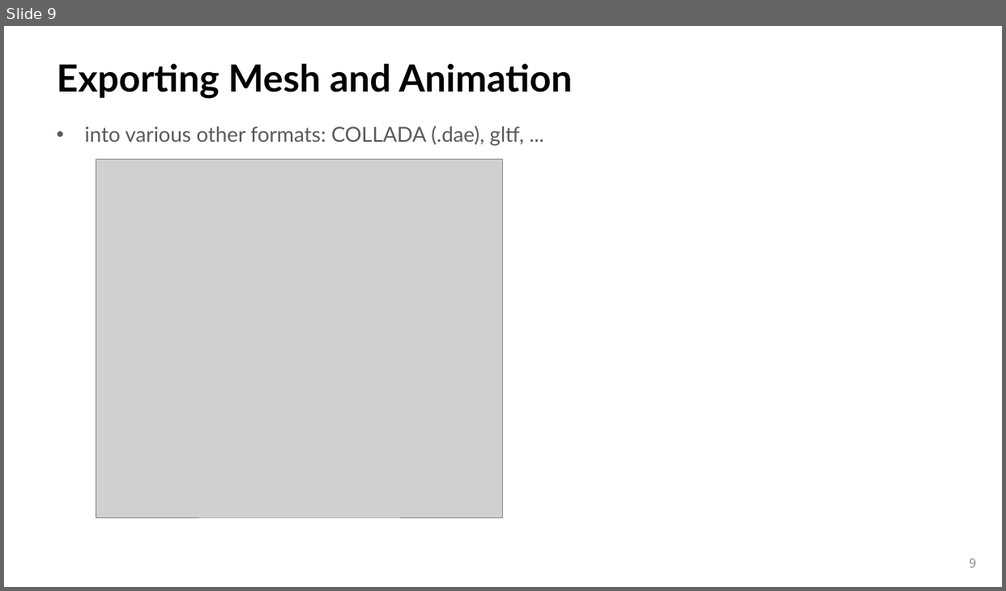
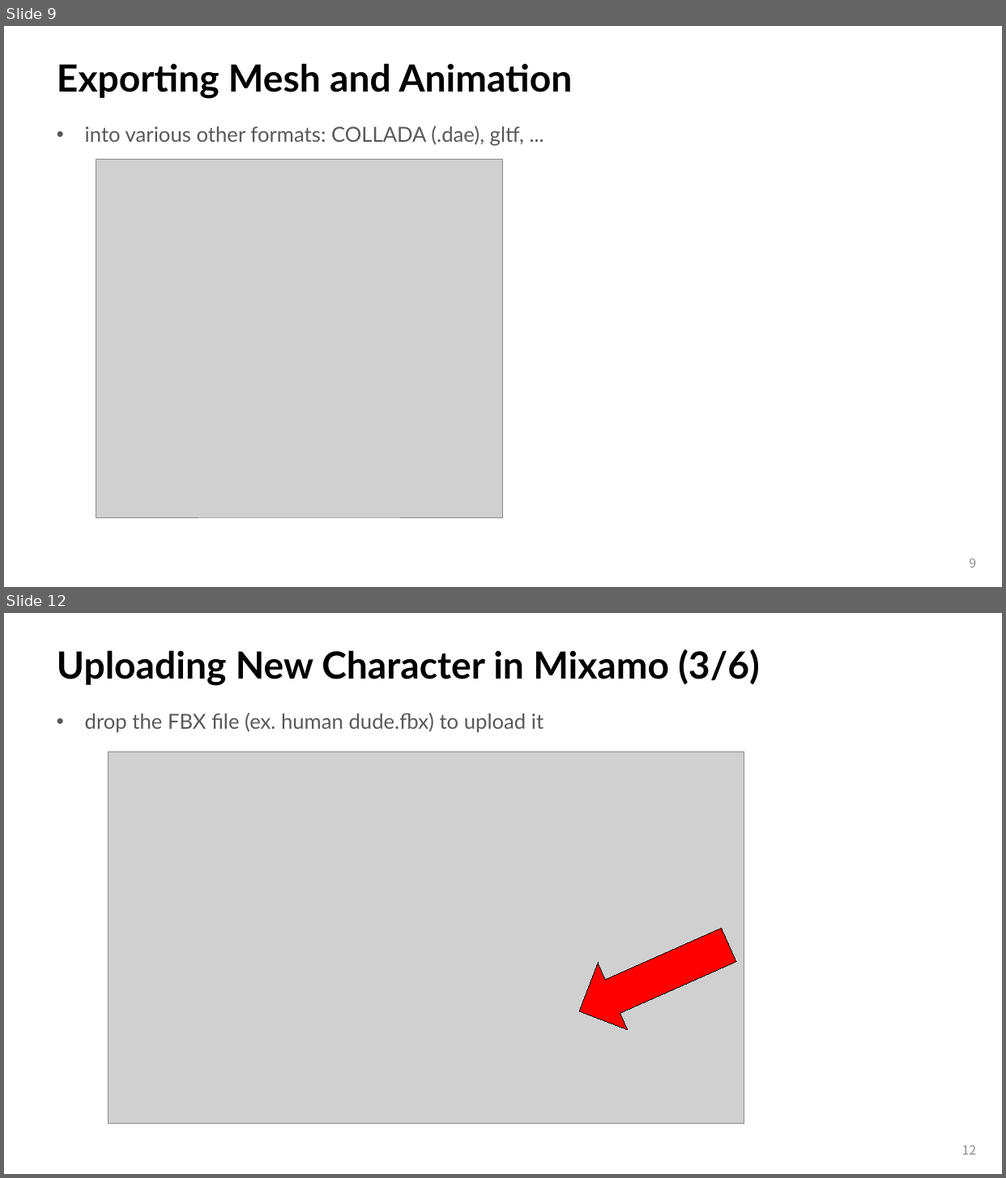
Before and after one commit to iklee99/WebGLDist, a slide deck: Notes/11_2_SkeletalAnimation.pptx. Shown one above the other, each under a label of ours: slide 9 before the commit, slides 9 and 12 after it; the slides between them are not shown. The pictures are 1006x591 and 1006x1178 pixels, drawn with LibreOffice and Linux fonts; fonts in the diff are those of the drawing; grey boxes stand for pictures. Boxes give left, top, right and bottom in pixels: in the first picture for what was removed or moved away, otherwise in the second. Text is boxed around its words. In the diff, an @@ line names an element or a change of style, - is before the commit and + after.

```diff
--- a/Notes/11_2_SkeletalAnimation.pptx
+++ b/Notes/11_2_SkeletalAnimation.pptx
@@ slide 12 added at box(4, 613, 1002, 1174), background #FFFFFF @@
@@ title added at box(57, 649, 759, 686), 36 pt, text #000000, bold @@
+Uploading New Character in Mixamo (3/6)
@@ text added at box(85, 713, 543, 733), 20 pt, text #595959 @@
+• drop the FBX file (ex. human dude.fbx) to upload it
@@ picture added at box(108, 752, 744, 1124) @@
@@ down arrow added at box(564, 911, 744, 1045), fill #FF0000, outline #000000 0.75 pt @@
@@ page number added at box(962, 1145, 976, 1155), 12 pt, text #8C8C8C @@
+12
```
Also in this commit, not shown: 5 other slides added.
